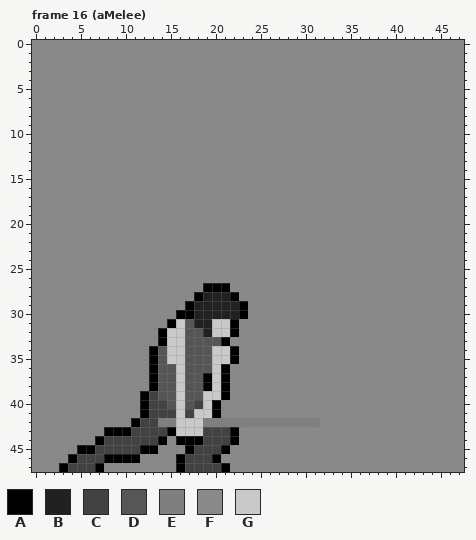
Two states of a pixel-art file, RawResource/male.aseprite. Above: the version before the commit.
48x48 pixels, 23 frames. Colours within 5 levels of each other are drawn and written as one. Shown: frame 16 (aMelee). The commit also changed other frames, which this record leaves out.
Palette (. is transparent): A #000000  B #212121  C #424242  D #565656  E #7f7f7f  F #898989  G #c9c9c9
The same view after the edit:
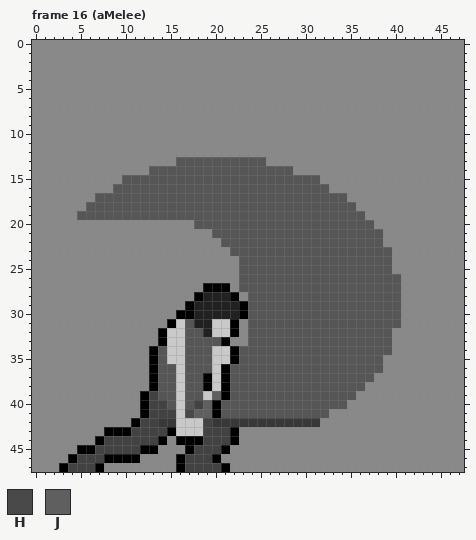
Colours new in this view: H #494949  J #5f5f5f
Changes in this commit:
layer "effect" now shown
@@ palette @@
-E #7f7f7f
+E #383838
--- frame 16 (aMelee), layers "effect", "prop"
@@ x 0..47 @@
 12 FFFFFFFFFFFFFFFFFFFFFFFFFFFFFFFFFFFFFFFFFFFFFFFF
-13 FFFFFFFFFFFFFFFFFFFFFFFFFFFFFFFFFFFFFFFFFFFFFFFF
-14 FFFFFFFFFFFFFFFFFFFFFFFFFFFFFFFFFFFFFFFFFFFFFFFF
-15 FFFFFFFFFFFFFFFFFFFFFFFFFFFFFFFFFFFFFFFFFFFFFFFF
-16 FFFFFFFFFFFFFFFFFFFFFFFFFFFFFFFFFFFFFFFFFFFFFFFF
-17 FFFFFFFFFFFFFFFFFFFFFFFFFFFFFFFFFFFFFFFFFFFFFFFF
-18 FFFFFFFFFFFFFFFFFFFFFFFFFFFFFFFFFFFFFFFFFFFFFFFF
-19 FFFFFFFFFFFFFFFFFFFFFFFFFFFFFFFFFFFFFFFFFFFFFFFF
-20 FFFFFFFFFFFFFFFFFFFFFFFFFFFFFFFFFFFFFFFFFFFFFFFF
-21 FFFFFFFFFFFFFFFFFFFFFFFFFFFFFFFFFFFFFFFFFFFFFFFF
-22 FFFFFFFFFFFFFFFFFFFFFFFFFFFFFFFFFFFFFFFFFFFFFFFF
-23 FFFFFFFFFFFFFFFFFFFFFFFFFFFFFFFFFFFFFFFFFFFFFFFF
-24 FFFFFFFFFFFFFFFFFFFFFFFFFFFFFFFFFFFFFFFFFFFFFFFF
-25 FFFFFFFFFFFFFFFFFFFFFFFFFFFFFFFFFFFFFFFFFFFFFFFF
-26 FFFFFFFFFFFFFFFFFFFFFFFFFFFFFFFFFFFFFFFFFFFFFFFF
-27 FFFFFFFFFFFFFFFFFFFAAAFFFFFFFFFFFFFFFFFFFFFFFFFF
-28 FFFFFFFFFFFFFFFFFFABBBAFFFFFFFFFFFFFFFFFFFFFFFFF
-29 FFFFFFFFFFFFFFFFFABBBBBAFFFFFFFFFFFFFFFFFFFFFFFF
-30 FFFFFFFFFFFFFFFFAABBBBBAFFFFFFFFFFFFFFFFFFFFFFFF
-31 FFFFFFFFFFFFFFFAGDBBGGAFFFFFFFFFFFFFFFFFFFFFFFFF
-32 FFFFFFFFFFFFFFAGGDDBGGAFFFFFFFFFFFFFFFFFFFFFFFFF
-33 FFFFFFFFFFFFFFAGGDDDDAFFFFFFFFFFFFFFFFFFFFFFFFFF
-34 FFFFFFFFFFFFFADGGDDDGGAFFFFFFFFFFFFFFFFFFFFFFFFF
-35 FFFFFFFFFFFFFADGGDDDGGAFFFFFFFFFFFFFFFFFFFFFFFFF
-36 FFFFFFFFFFFFFADDGDDDGAFFFFFFFFFFFFFFFFFFFFFFFFFF
-37 FFFFFFFFFFFFFADDGDDAGAFFFFFFFFFFFFFFFFFFFFFFFFFF
-38 FFFFFFFFFFFFFADDGDDAGAFFFFFFFFFFFFFFFFFFFFFFFFFF
-39 FFFFFFFFFFFFACDDGDDGGAFFFFFFFFFFFFFFFFFFFFFFFFFF
-40 FFFFFFFFFFFFACCDGDCGAFFFFFFFFFFFFFFFFFFFFFFFFFFF
-41 FFFFFFFFFFFFACCCGCGGAFFFFFFFFFFFFFFFFFFFFFFFFFFF
-42 FFFFFFFFFFFACCEEGGGEEEEEEEEEEEEEFFFFFFFFFFFFFFFF
+13 FFFFFFFFFFFFFFFFDDDDDDDDDDFFFFFFFFFFFFFFFFFFFFFF
+14 FFFFFFFFFFFFFDDDDDDDDDDDDDDDDFFFFFFFFFFFFFFFFFFF
+15 FFFFFFFFFFDDDDDDDDDDDDDDDDDDDDDDFFFFFFFFFFFFFFFF
+16 FFFFFFFFFDDDDDDDDDDDDDDDDDDDDDDDDFFFFFFFFFFFFFFF
+17 FFFFFFFDDDDDDDDDDDDDDDDDDDDDDDDDDDDFFFFFFFFFFFFF
+18 FFFFFFDDDDDDDDDDDDDDDDDDDDDDDDDDDDDDFFFFFFFFFFFF
+19 FFFFFDDDDDDDDDDDDDDDDDDDDDDDDDDDDDDDDFFFFFFFFFFF
+20 FFFFFFFFFFFFFFFFFFDDDDDDDDDDDDDDDDDDDDFFFFFFFFFF
+21 FFFFFFFFFFFFFFFFFFFFDDDDDDDDDDDDDDDDDDDFFFFFFFFF
+22 FFFFFFFFFFFFFFFFFFFFFDDDDDDDDDDDDDDDDDDFFFFFFFFF
+23 FFFFFFFFFFFFFFFFFFFFFFDDDDDDDDDDDDDDDDDDFFFFFFFF
+24 FFFFFFFFFFFFFFFFFFFFFFFDDDDDDDDDDDDDDDDDFFFFFFFF
+25 FFFFFFFFFFFFFFFFFFFFFFFDDDDDDDDDDDDDDDDDFFFFFFFF
+26 FFFFFFFFFFFFFFFFFFFFFFFDDDDDDDDDDDDDDDDDDFFFFFFF
+27 FFFFFFFFFFFFFFFFFFFAAAFDDDDDDDDDDDDDDDDDDFFFFFFF
+28 FFFFFFFFFFFFFFFFFFABBBAFDDDDDDDDDDDDDDDDDFFFFFFF
+29 FFFFFFFFFFFFFFFFFABBBBBADDDDDDDDDDDDDDDDDFFFFFFF
+30 FFFFFFFFFFFFFFFFAABBBBBADDDDDDDDDDDDDDDDDFFFFFFF
+31 FFFFFFFFFFFFFFFAGDBBGGAFDDDDDDDDDDDDDDDDDFFFFFFF
+32 FFFFFFFFFFFFFFAGGDDBGGAFDDDDDDDDDDDDDDDDFFFFFFFF
+33 FFFFFFFFFFFFFFAGGDDDDAFFDDDDDDDDDDDDDDDDFFFFFFFF
+34 FFFFFFFFFFFFFADGGDDDGGADDDDDDDDDDDDDDDDDFFFFFFFF
+35 FFFFFFFFFFFFFADGGDDDGGADDDDDDDDDDDDDDDDFFFFFFFFF
+36 FFFFFFFFFFFFFADDGDDDGADDDDDDDDDDDDDDDDDFFFFFFFFF
+37 FFFFFFFFFFFFFADDGDDAGADDDDDDDDDDDDDDDDFFFFFFFFFF
+38 FFFFFFFFFFFFFADDGDDAGADDDDDDDDDDDDDDDFFFFFFFFFFF
+39 FFFFFFFFFFFFACDDGDDGJADDDDDDDDDDDDDDFFFFFFFFFFFF
+40 FFFFFFFFFFFFACCDGDCJADDDDDDDDDDDDDDFFFFFFFFFFFFF
+41 FFFFFFFFFFFFACCCGHJJADDDDDDDDDDDDFFFFFFFFFFFFFFF
+42 FFFFFFFFFFFACCEEGGGCEEEEEEEEEEEEFFFFFFFFFFFFFFFF
 43 FFFFFFFFAAACCCCAGGGCCCAFFFFFFFFFFFFFFFFFFFFFFFFF
Where, in picture pixels (left, top, right, bottom), the same in both pictures:
changed: (77, 157, 401, 427)
